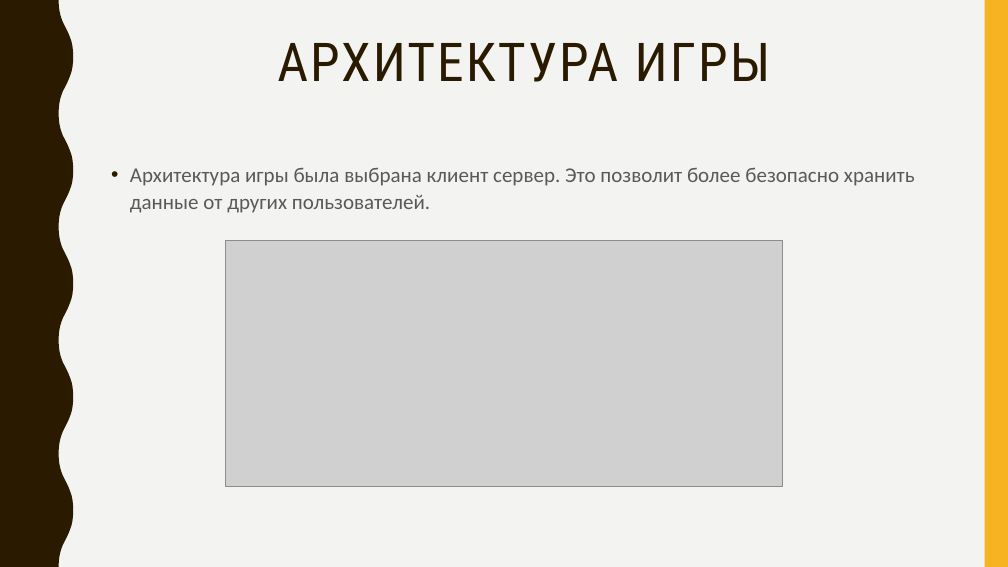
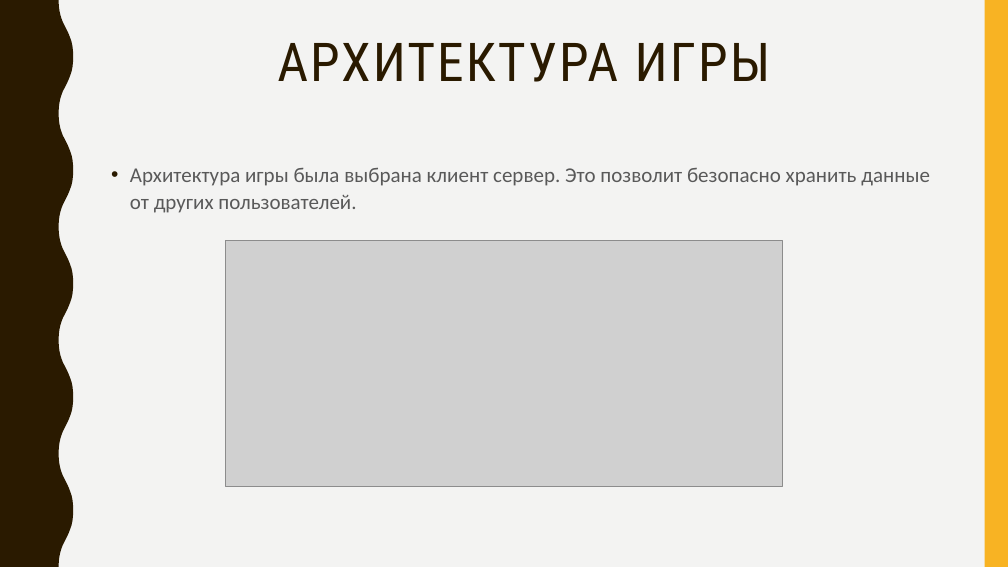
Before and after one commit to GOSUwat/Game, a slide deck: slide 4 of Docs/LevashovKursPrezent2.pptx. Drawn at 1008x567 pixels with LibreOffice and Linux fonts; fonts in the diff are those of the drawing; grey boxes stand for pictures. Boxes give left, top, right and bottom in pixels: in the first picture for what was removed or moved away, otherwise in the second. Text is boxed around its words. In the diff, an @@ line names an element or a change of style, - is before the commit and + after.

```diff
--- a/Docs/LevashovKursPrezent2.pptx
+++ b/Docs/LevashovKursPrezent2.pptx
@@ text at (130, 167, 930, 213): text changed @@
-• Архитектура игры была выбрана клиент сервер. Это позволит более безопасно хранить данные от других пользователей.
+• Архитектура игры была выбрана клиент сервер. Это позволит безопасно хранить данные от других пользователей.
```
Also in this commit, not shown: 2 other slides changed.
